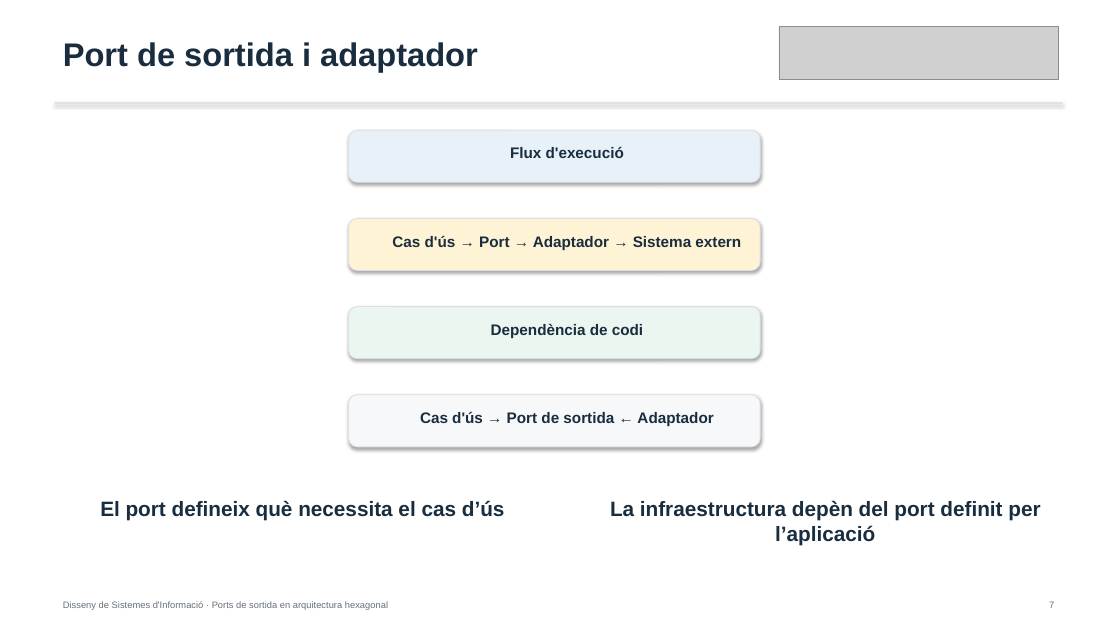
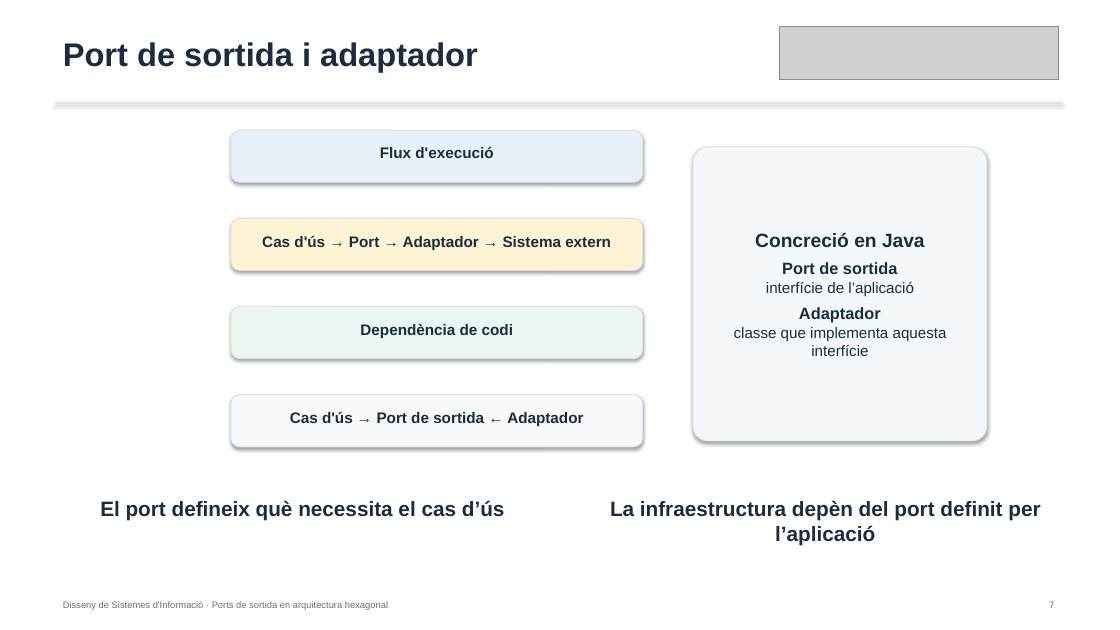
Before and after one commit to alfredorueda/HexaStock, a slide deck: slide 7 of doc/presentations/defensa-placa-permanent-dsi-ports-sortida-hexagonal/output/IMPORTANTE_MANUAL_defensa-dsi-ports-sortida-hexagonal.pptx. Drawn at 1120x630 pixels with LibreOffice and Linux fonts; fonts in the diff are those of the drawing; grey boxes stand for pictures. Boxes give left, top, right and bottom in pixels: in the first picture for what was removed or moved away, otherwise in the second. Text is boxed around its words. In the diff, an @@ line names an element or a change of style, - is before the commit and + after.

Commit message:
docs: clarify output port explanation

```diff
--- a/doc/presentations/defensa-placa-permanent-dsi-ports-sortida-hexagonal/output/IMPORTANTE_MANUAL_defensa-dsi-ports-sortida-hexagonal.pptx
+++ b/doc/presentations/defensa-placa-permanent-dsi-ports-sortida-hexagonal/output/IMPORTANTE_MANUAL_defensa-dsi-ports-sortida-hexagonal.pptx
@@ text "Flux d'execució": place and size @@
-text "Flux d'execució" at bbox=[510, 146, 624, 158]
+text "Flux d'execució" at bbox=[380, 146, 493, 158]
@@ rounded rectangle added at bbox=[693, 147, 987, 441], fill #F4F8FB, outline #DCE0E4 0.75 pt, 13 pt, text #192D3E @@
+Concreció en Java
+Port de sortida
+interfície de l’aplicació
+Adaptador
+classe que implementa aquesta interfície
@@ text "Cas d'ús → Port → ...": place and size @@
-text "Cas d'ús → Port → ..." at bbox=[392, 235, 741, 250]
+text "Cas d'ús → Port → ..." at bbox=[262, 235, 611, 250]
@@ text "Dependència de codi": place and size @@
-text "Dependència de codi" at bbox=[491, 323, 643, 338]
+text "Dependència de codi" at bbox=[360, 323, 513, 338]
@@ text "Cas d'ús → Port de ...": place and size @@
-text "Cas d'ús → Port de ..." at bbox=[420, 411, 713, 426]
+text "Cas d'ús → Port de ..." at bbox=[290, 411, 583, 426]
@@ 4 rounded rectangles: place and size @@
-4 rounded rectangles at bbox=[349, 130, 760, 447]
+4 rounded rectangles at bbox=[231, 130, 643, 447]
```
Also in this commit, not shown: 6 other files.
